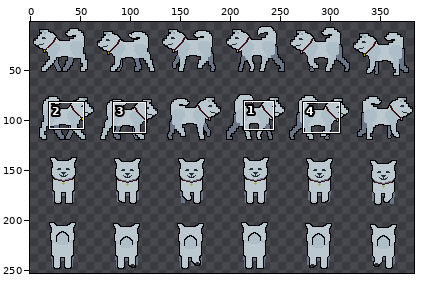
Edited in one commit: sprite sheet (Assets/Sprites/Milo.png). The first picture is a wide view before the edit; the outline marks the close-up.
Close-up. Earlier state:
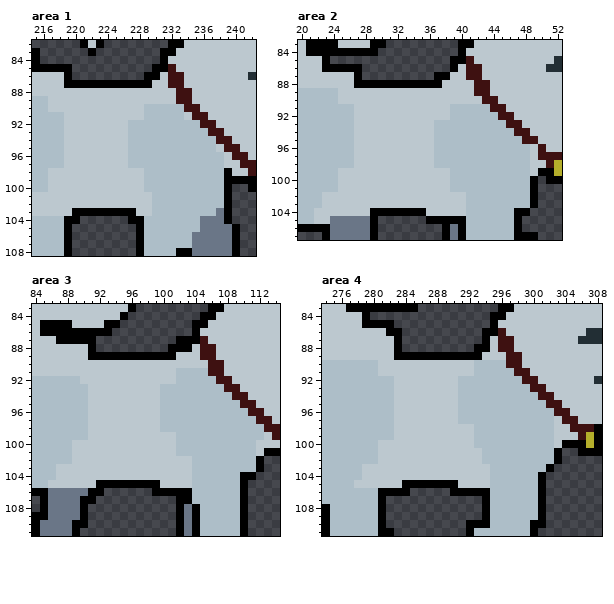
The file is 384x256 pixels. Colours within 5 levels of each other are drawn and written as one. Shown: area 1: x 215..242, y 82..108; area 2: x 20..52, y 83..107; area 3: x 84..114, y 83..111; area 4: x 274..308, y 83..111. The old version is drawn lined up with the new one. The wide view leaves out empty margins. The commit also changed other parts of the picture, which this record leaves out.
And afterwards:
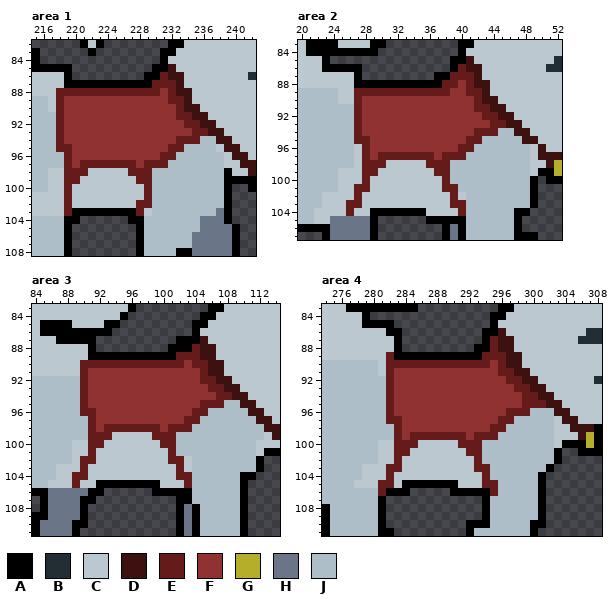
Palette (. is transparent): A #000000  B #222e34  C #bcc8cf  D #3e1111  E #661b1b  F #913232  G #b4ae2b  H #6a7687  J #adbec8
Edits made:
drawings rearranged on the sheet (the old picture shows each at its new place)
Changed rows in their new state; - is an unchanged pixel.
Area 1:
first column x 218:
 86 -------------E-----
 87 ------------EEE----
 88 EEEEEEEEEEEEEFE----
 89 EFFFFFFFFFFFFFEE---
 90 EFFFFFFFFFFFFFFE---
 91 EFFFFFFFFFFFFFFEE--
 92 EFFFFFFFFFFFFFFFEE-
 93 EFFFFFFFFFFFFFFFFEE
 94 EFFFFFFFFFFFFFFEEE-
 95 EEFFFFFFFFFFFFEE---
 96 -EFFFFFFFFFFFEE----
 97 -EFEEEEEEEFEEE-----
 98 -EEE-----EEE-------
 99 -EE-------EE-------
100 -E---------E-------
101 -E---------E-------
102 -E--------EE-------
103 -E--------E--------
Area 2:
first column x 26:
 86 --------------E-----
 87 -------------EEE----
 88 ------------EEFE----
 89 -EEEEEEEEEEEEFFEE---
 90 -EFFFFFFFFFFFFFFE---
 91 -EFFFFFFFFFFFFFFEE--
 92 -EFFFFFFFFFFFFFFFEE-
 93 -EFFFFFFFFFFFFFFFFEE
 94 -EFFFFFFFFFFFFFFEEE-
 95 -EEFFFFFFFFFFFFEE---
 96 --EFFFFFFFFFFFEE----
 97 --EFEEEEEEEFEEE-----
 98 --EEE-----EEE-------
 99 --EE-------EE-------
100 --E---------E-------
101 -EE---------EE------
102 -E-----------E------
103 EE-----------EE-----
104 E-------------E-----
Area 3:
first column x 89:
 88 ---------------E----
 89 -------------EEE----
 90 -EEEEEEEEEEEEEFEE---
 91 -EFFFFFFFFFFFFFFE---
 92 -EFFFFFFFFFFFFFFEE--
 93 -EFFFFFFFFFFFFFFFEE-
 94 -EFFFFFFFFFFFFFFFFEE
 95 -EFFFFFFFFFFFFFFEEE-
 96 -EEFFFFFFFFFFFFEE---
 97 --EFFFFFFFFFFFEE----
 98 --EFEEEEEEEFEEE-----
 99 --EEE-----EEE-------
100 --EE-------EE-------
101 --E---------E-------
102 -EE---------EE------
103 -E-----------E------
104 EE-----------EE-----
105 E-------------E-----
Area 4:
first column x 281:
 87 --------------E------
 88 --------------E------
 89 -E-----------EEE-----
 90 -EEEEEEEEEEEEEFE-----
 91 -EFFFFFFFFFFFFFEE----
 92 -EFFFFFFFFFFFFFFEE---
 93 -EFFFFFFFFFFFFFFFEE--
 94 -EFFFFFFFFFFFFFFFFEE-
 95 -EFFFFFFFFFFFFFFFFEEE
 96 -EFFFFFFFFFFFFFFEEE--
 97 -EEFFFFFFFFFFFFEE----
 98 --EFFFFFFFFFFFEE-----
 99 --EFEEEEEEEFEEE------
100 --EEE-----EEE--------
101 --EE-------EE--------
102 --E---------E--------
103 -EE---------EE-------
104 -E-----------E-------
105 EE-----------EE------
106 E-------------E------
Changed places in both close-ups, as pixel boxes (x1, y1, x2, y2):
changed: (56, 72, 208, 216)
changed: (346, 64, 506, 216)
changed: (72, 344, 232, 488)
changed: (378, 336, 546, 496)
